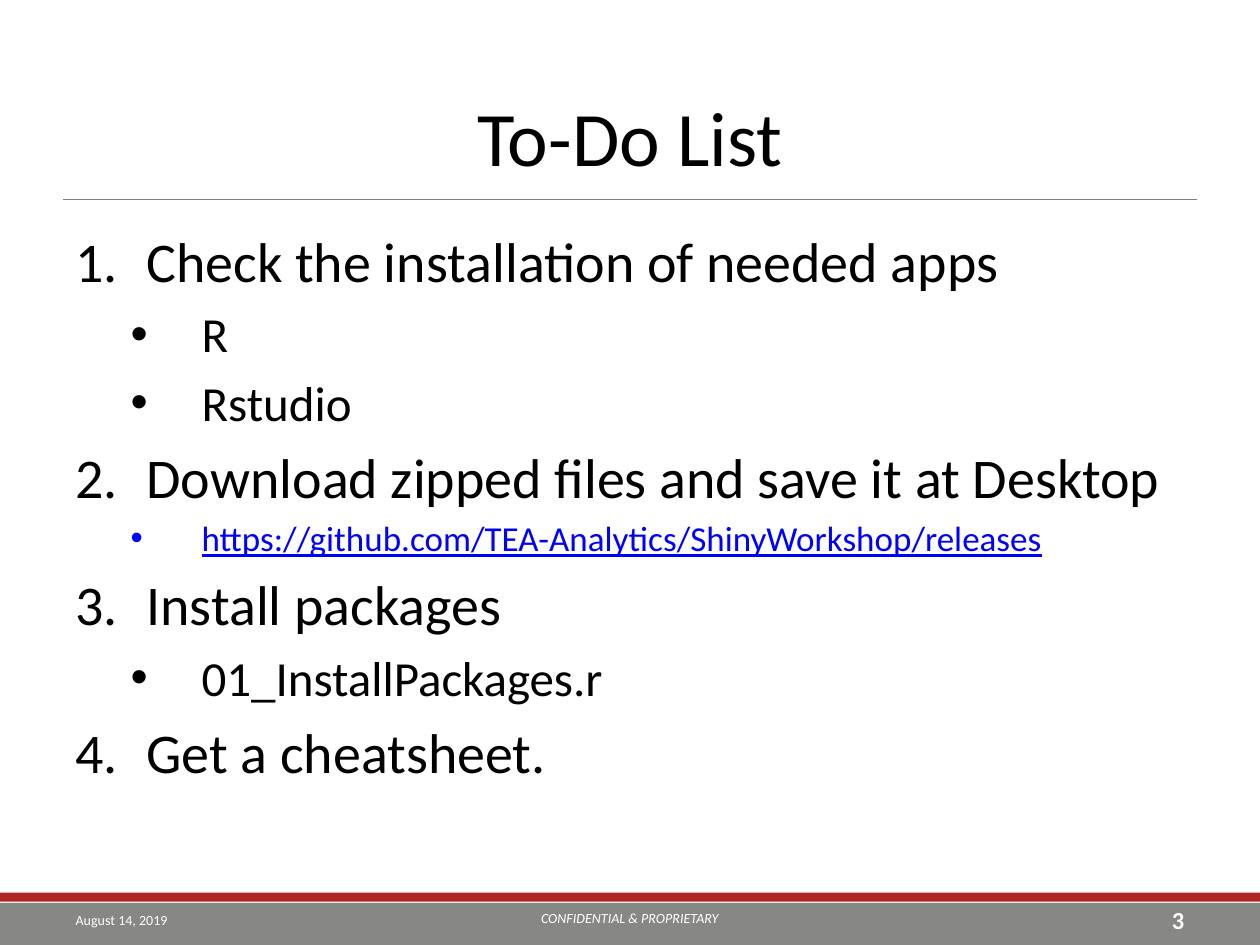
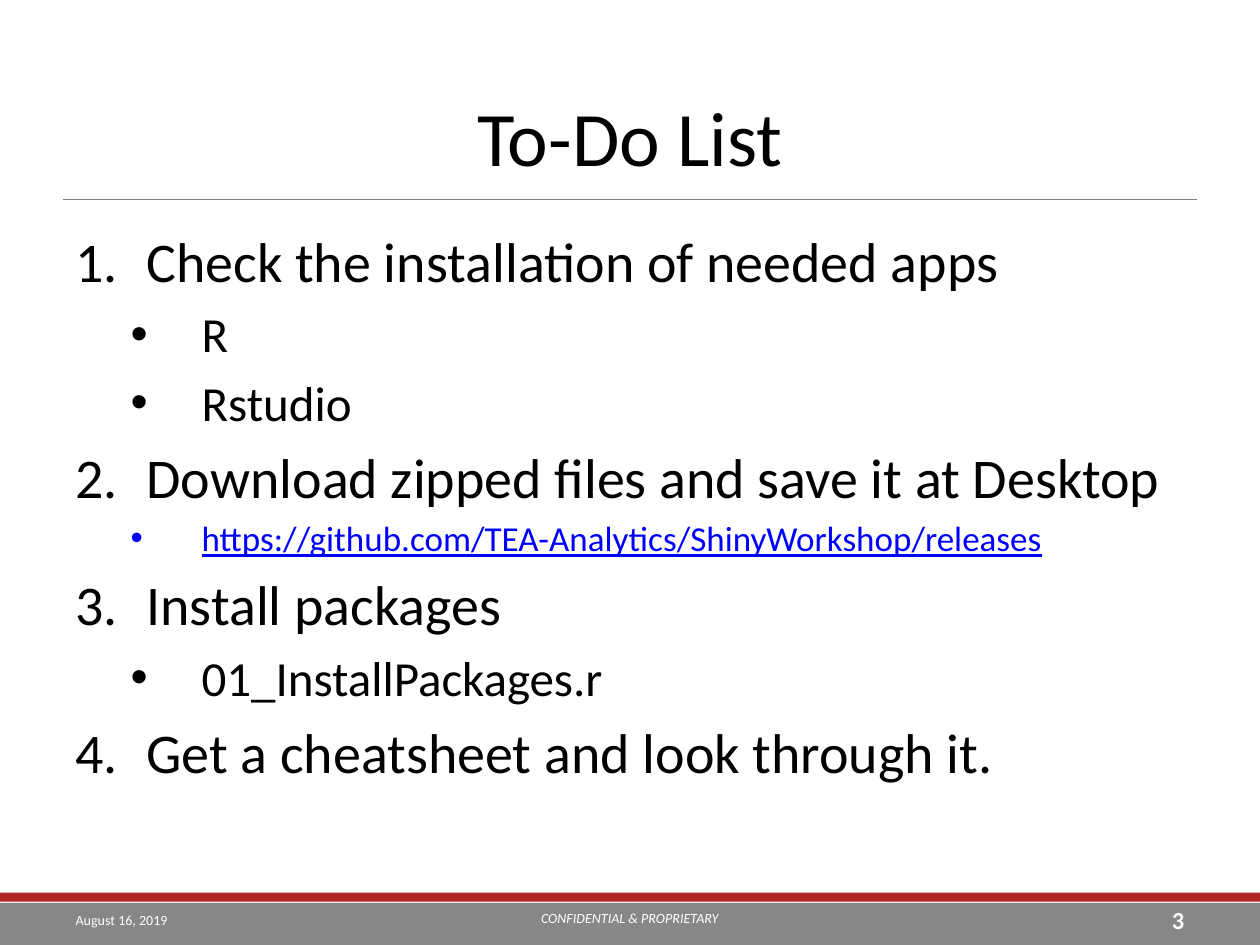
Before and after one commit to TEA-Analytics/ShinyWorkshop, a slide deck: slide 3 of Day 1.pptx. Drawn at 1260x945 pixels with LibreOffice and Linux fonts; fonts in the diff are those of the drawing; background and template pictures are left out. Boxes give left, top, right and bottom in pixels: in the first picture for what was removed or moved away, otherwise in the second. Text is boxed around its words. In the diff, an @@ line names an element or a change of style, - is before the commit and + after.

```diff
--- a/Day 1.pptx
+++ b/Day 1.pptx
@@ text at <box>146,734,993,783</box>: text changed @@
-4. Get a cheatsheet.
+4. Get a cheatsheet and look through it.
@@ text at <box>76,915,167,928</box>: text changed @@
-August 14, 2019
+August 16, 2019
```
Also in this commit, not shown: 54 other slides changed, 3 slides added, 6 other files.
